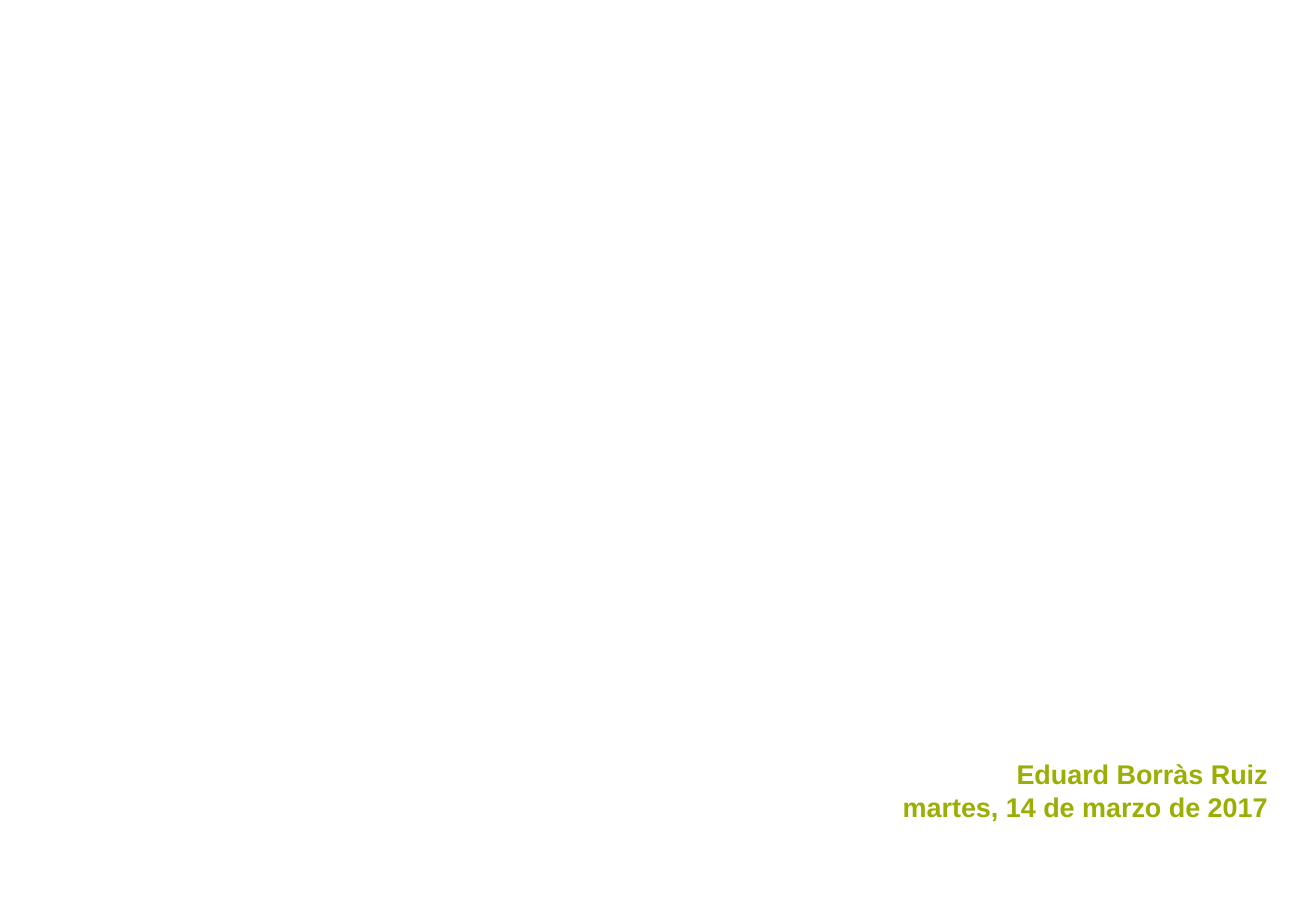
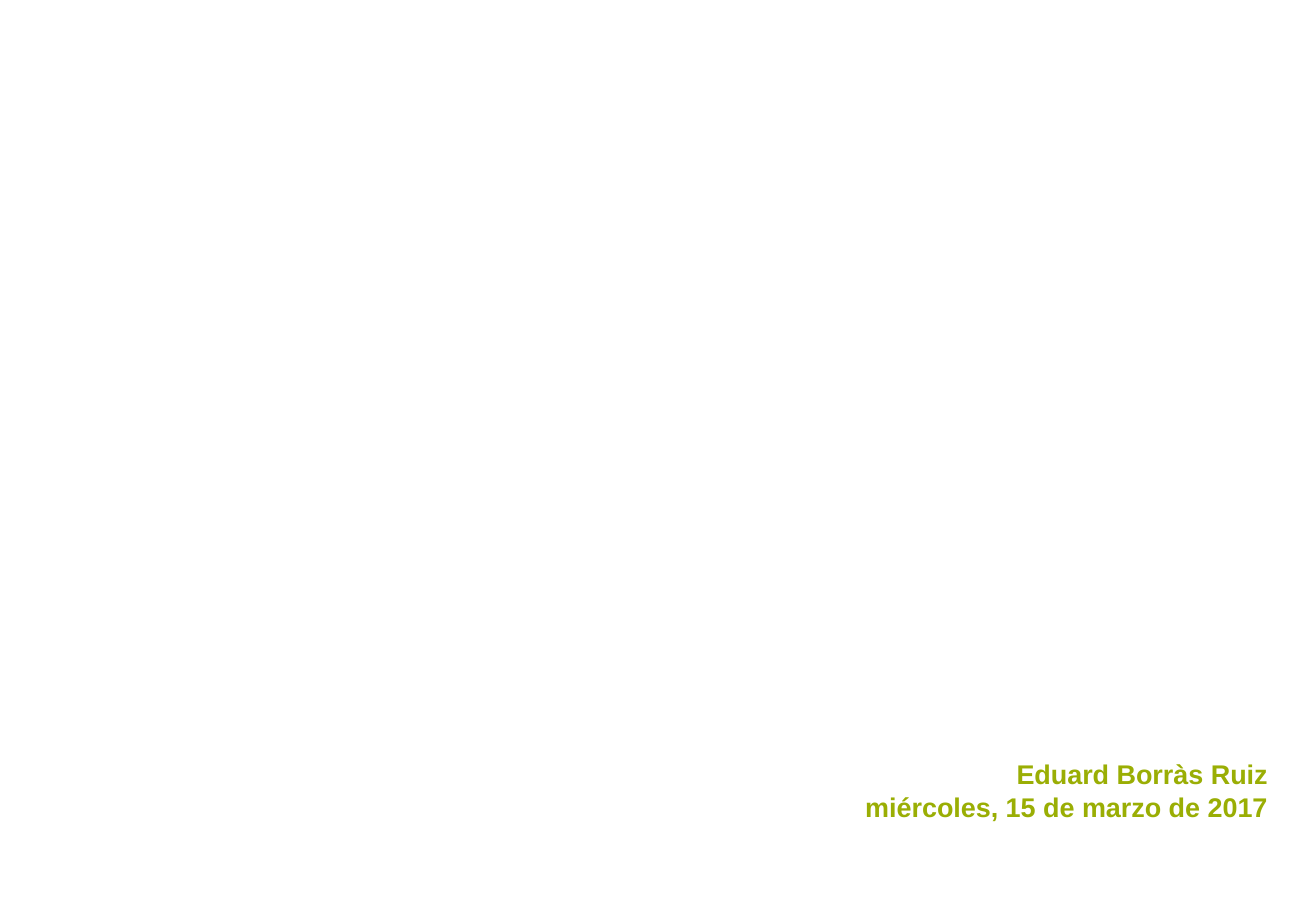
Before and after one commit to eborras14/eborras14.github.io, a slide deck: slide 1 of Documentación/Presentacion_PWA_EduardBorrasRuiz.pptx. Drawn at 1316x911 pixels with LibreOffice and Linux fonts; fonts in the diff are those of the drawing; background and template pictures are left out. Boxes give left, top, right and bottom in pixels: in the first picture for what was removed or moved away, otherwise in the second. Text is boxed around its words. In the diff, an @@ line names an element or a change of style, - is before the commit and + after.

```diff
--- a/Documentación/Presentacion_PWA_EduardBorrasRuiz.pptx
+++ b/Documentación/Presentacion_PWA_EduardBorrasRuiz.pptx
@@ text "Eduard Borràs Ruiz": place and size @@
-text "Eduard Borràs Ruiz" at bbox=[903, 764, 1268, 822]
+text "Eduard Borràs Ruiz" at bbox=[865, 764, 1268, 822]
@@ text at bbox=[865, 797, 1268, 822]: text changed @@
-martes, 14 de marzo de 2017
+miércoles, 15 de marzo de 2017
```
Also in this commit, not shown: 1 other slide changed.
